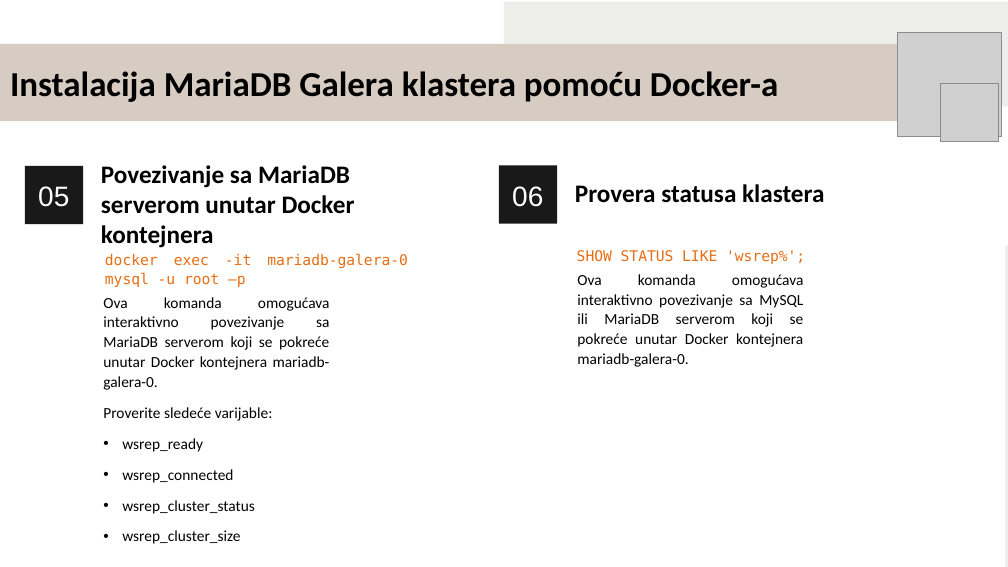
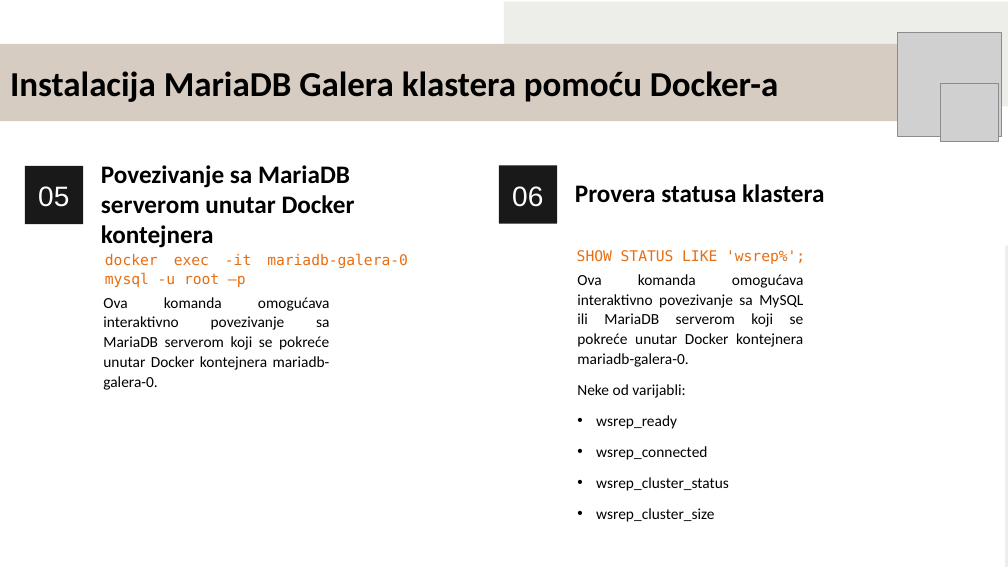
Before and after one commit to MilicaSokolov/Sistemi-za-upravljanje-bazama-podataka, a slide deck: slide 8 of Seminarski rad III/Cluster rešenja kod MariaDB baze podataka.pptx. Drawn at 1008x567 pixels with LibreOffice and Linux fonts; fonts in the diff are those of the drawing; grey boxes stand for pictures. Boxes give left, top, right and bottom in pixels: in the first picture for what was removed or moved away, otherwise in the second. Text is boxed around its words. In the diff, an @@ line names an element or a change of style, - is before the commit and + after.

```diff
--- a/Seminarski rad III/Cluster rešenja kod MariaDB baze podataka.pptx
+++ b/Seminarski rad III/Cluster rešenja kod MariaDB baze podataka.pptx
@@ text at bbox=[577, 384, 729, 522]: paragraphs added @@
+Neke od varijabli:
+• wsrep_ready
+• wsrep_connected
+• wsrep_cluster_status
+• wsrep_cluster_size
@@ text at bbox=[103, 407, 273, 544]: paragraphs removed @@
-Proverite sledeće varijable:
-• wsrep_ready
-• wsrep_connected
-• wsrep_cluster_status
-• wsrep_cluster_size
```
Also in this commit, not shown: 2 other slides changed, 1 slide added, 1 slide removed.
